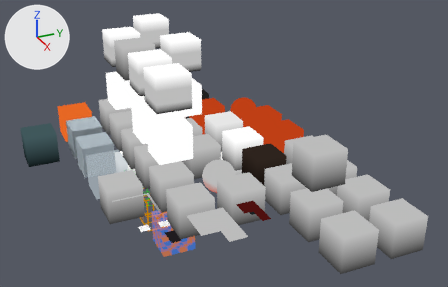
What one commit did to the Blender file assets/test_chambers/materials.blend.
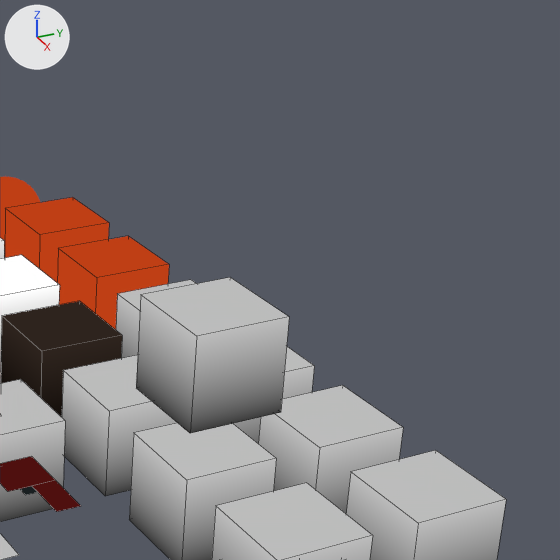
Each version appears first whole from a camera (50 mm lens) standing at (39.21, -10.27, 17.19) and looking at (8.33, 3.62, 1.75), and next in a close-up on the part from 54% to 100% of the width and 11% to 83% of the height. The lights are fixed; the arrows at upper left show +X, +Y and +Z. The close-ups show mesh edges as thin lines.

Script lines for the objects in view, before the commit:
```python
me_cube_014 = bpy.data.meshes.new('Cube.014')
me_cube_014.from_pydata(...)  # a box spanning x -1.0..1.0, y -1.0..1.0, z -1.0..1.0
me_cube_014.materials.append(mat_vertex_color)
me_cube_047 = bpy.data.meshes.new('Cube.047')
me_cube_047.from_pydata(...)  # a box spanning x -1.0..1.0, y -1.0..1.0, z -1.0..1.0
me_cube_047.materials.append(mat_metalwall061f)  # its picture is missing
me_cube_052 = bpy.data.meshes.new('Cube.052')
me_cube_052.from_pydata(...)  # a box spanning x -1.0..1.0, y -1.0..1.0, z -1.0..1.0
me_cube_052.materials.append(mat_metalbeam_bts_001a)  # its picture is missing
ob_ambient_block_015 = bpy.data.objects.new('ambient block.015', me_cube_014)
ob_ambient_block_015.location = (6.0, 6.0, 0.0)
ob_ambient_block_041 = bpy.data.objects.new('ambient block.041', me_cube_047)
ob_ambient_block_041.location = (12.0, 3.0, 0.0)
ob_ambient_block_044 = bpy.data.objects.new('ambient block.044', me_cube_052)
ob_ambient_block_044.location = (15.0, 9.0, 0.0)
# also in view: 'ambient block.039' at (15.5, 2.5, 1.0); 'ambient block.045' at (15.0, 6.0, 0.0); 'ambient block.042' at (12.0, 6.0, 0.0); 'ambient block.024' at (9.0, 6.0, 0.0); 'ambient block.047' at (18.0, 6.0, 0.0)
```
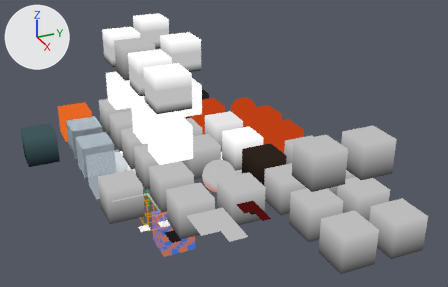
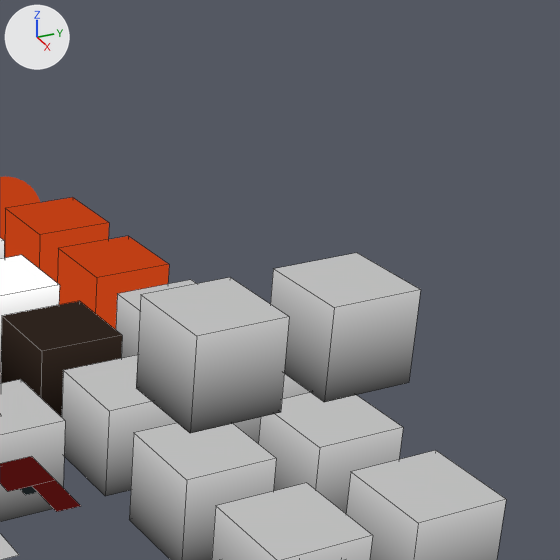
Changed parts and their boxes (x1, y1, x2, y2) in the close-ups (560 x 560 px):
'ambient block.049', added: after (270, 253, 421, 402)

Diff of the bpy script that builds the scene:
```diff
--- a/assets/test_chambers/materials.blend.py
+++ b/assets/test_chambers/materials.blend.py
@@ mat_metalvent014a @@
+mat_metalvent014a = bpy.data.materials.new('metalvent014a')
+# nodes: Emission, Mix, OutputMaterial, VertexColor
@@ me_cube_058 @@
+me_cube_058.from_pydata(...)  # a box spanning x -1.0..1.0, y -1.0..1.0, z -1.0..1.0
+me_cube_058.materials.append(mat_metalvent014a)  # its picture is missing
@@ ob_ambient_block_049 @@
+ob_ambient_block_049 = bpy.data.objects.new('ambient block.049', me_cube_058)
+ob_ambient_block_049.location = (15.0, 9.0, 3.0)
```
